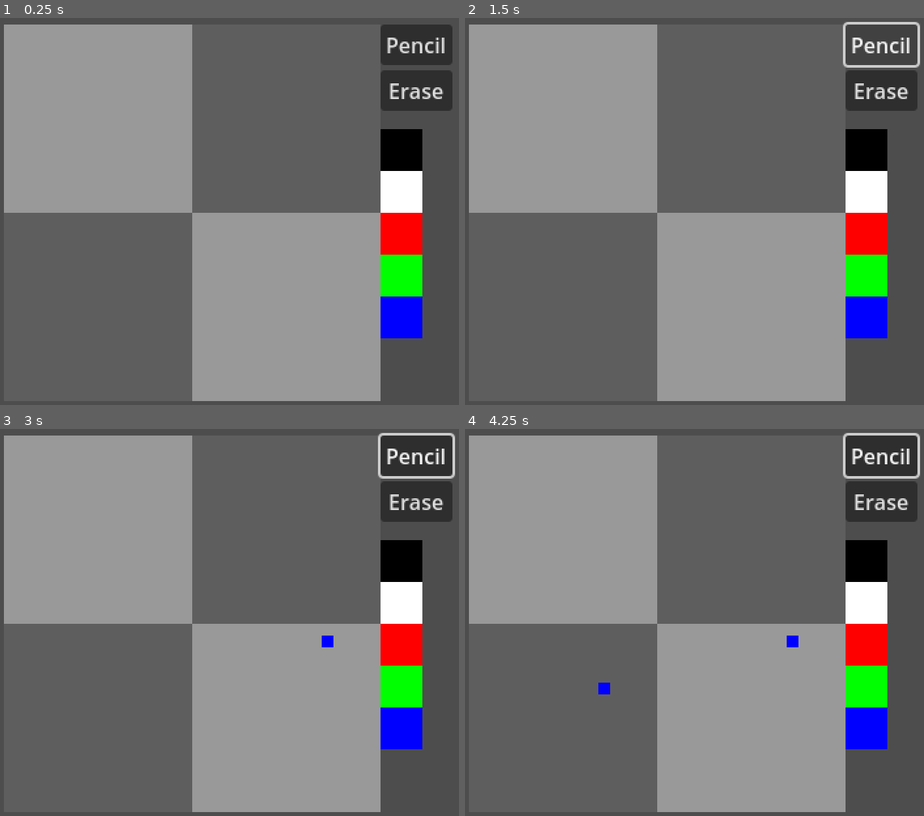
Above: before the commit, frames 1-4 (two rows, left to right).
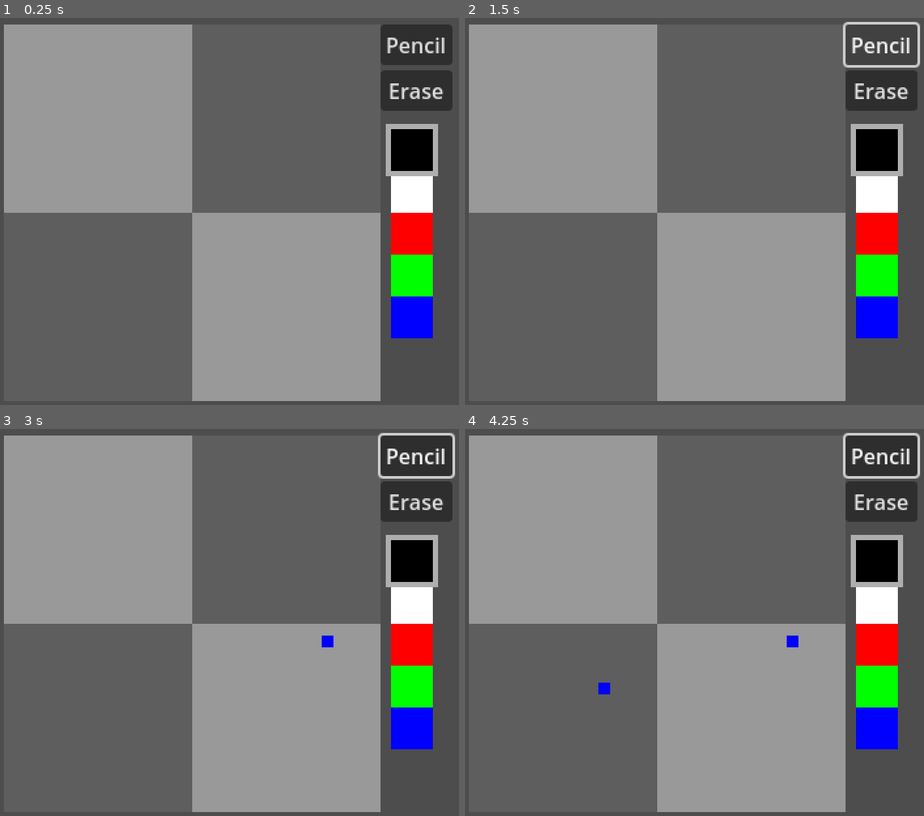
Above: after the commit, the same moments.

Repository: kennethbchen/Fireworkshop-Game
Game: Godot game, scene res://main.tscn
Same seed, same stepped clock (60 frames per second), same inputs: the game is played once before the commit and once after it.
Inputs (mouse positions are in pixels of both pictures, inside the frame that each line leads up to):
- Up to frame 1 (0.25 s): no input
- Up to frame 2 (1.5 s): click "Pencil" at 0.5 s; click "Pencil" at 1.25 s
- Up to frame 3 (3 s): click "Pencil" at 2 s; tap Enter at 2.75 s; move the mouse to (330, 637) at 2.77 s; click (330, 637) at 2.92 s
- Up to frame 4 (4.25 s): tap Space at 3.5 s; move the mouse to (598, 684) at 3.52 s; click (598, 684) at 3.67 s

The runs differ from the first frame. In frame 1, 2.8% of the frame differs, in the area x 82-96%, y 27-83%; in frame 2, 2.8%; in frame 3, 2.8%; in frame 4, 2.8%.

Commit message:
Made cursor to indicate selected color

Diff:
--- a/main.tscn
+++ b/main.tscn
@@ -6,6 +6,18 @@
 [ext_resource type="Script" path="res://scripts/tools/pencil_tool.gd" id="3_ovh5a"]
 [ext_resource type="Script" path="res://scripts/tools/eraser_tool.gd" id="4_x4p8e"]
 [ext_resource type="Script" path="res://scripts/swatch_picker.gd" id="6_f3tm5"]
+
+[sub_resource type="StyleBoxFlat" id="StyleBoxFlat_tom0t"]
+bg_color = Color(1, 1, 1, 0)
+border_width_left = 4
+border_width_top = 4
+border_width_right = 4
+border_width_bottom = 4
+border_color = Color(0.683077, 0.683077, 0.683077, 1)
+expand_margin_left = 4.0
+expand_margin_top = 4.0
+expand_margin_right = 4.0
+expand_margin_bottom = 4.0
 
 [sub_resource type="StyleBoxFlat" id="StyleBoxFlat_h6s55"]
 
@@ -37,9 +49,9 @@
 [node name="SwatchPicker" type="Control" parent="CanvasLayer"]
 layout_mode = 3
 anchors_preset = 0
-offset_left = 296.0
+offset_left = 304.0
 offset_top = 88.0
-offset_right = 296.0
+offset_right = 304.0
 offset_bottom = 88.0
 script = ExtResource("6_f3tm5")
 colors = Array[Color]([Color(0, 0, 0, 1), Color(1, 1, 1, 1), Color(1, 0, 0, 1), Color(0, 1, 0, 1), Color(0, 0, 1, 1)])
@@ -50,6 +62,13 @@
 size_flags_stretch_ratio = 0.0
 theme_override_constants/h_separation = 0
 theme_override_constants/v_separation = 0
+
+[node name="SelectionCursor" type="Panel" parent="CanvasLayer/SwatchPicker"]
+offset_right = 32.0
+offset_bottom = 32.0
+size_flags_horizontal = 3
+size_flags_vertical = 3
+theme_override_styles/panel = SubResource("StyleBoxFlat_tom0t")
 
 [node name="Tools" type="VBoxContainer" parent="CanvasLayer"]
 offset_left = 296.0
--- a/scripts/swatch_picker.gd
+++ b/scripts/swatch_picker.gd
@@ -2,11 +2,11 @@
 
 @export var colors: Array[Color]
 
-@onready var grid_container: GridContainer = $SwatchContainer
+@onready var cursor: Control = $SelectionCursor
+
+@onready var swatch_container: GridContainer = $SwatchContainer
 
 var swatch_size: int = 32
-
-var rows: int = 1
 
 var selected_color: Color
 
@@ -14,13 +14,13 @@
 
 	selected_color = colors[0]
 
-	grid_container.size.x = swatch_size
-	grid_container.size.y = swatch_size * colors.size()
+	swatch_container.size.x = swatch_size
+	swatch_container.size.y = swatch_size * colors.size()
 
 	for i in range(colors.size()):
 
 		var col_rect: ColorRect = ColorRect.new()
-		grid_container.add_child(col_rect)
+		swatch_container.add_child(col_rect)
 		col_rect.color = colors[i]
 		col_rect.size_flags_horizontal = Control.SIZE_EXPAND_FILL
 		col_rect.size_flags_vertical = Control.SIZE_EXPAND_FILL
@@ -29,9 +29,9 @@
 func _on_swatch_gui_input(event: InputEvent, ind: int):
 
 	if event is InputEventMouseButton and event.is_pressed():
-		print(colors[ind])
 		selected_color = colors[ind]
 
-# Called every frame. 'delta' is the elapsed time since the previous frame.
-func _process(delta):
-	pass
+		var tween = get_tree().create_tween()
+		tween.set_ease(Tween.EASE_OUT)
+		tween.set_trans(Tween.TRANS_CUBIC)
+		tween.tween_property(cursor, "position", Vector2(0, swatch_size * ind), 0.25)
Not shown: 1 places in main.tscn that only renumber resources
